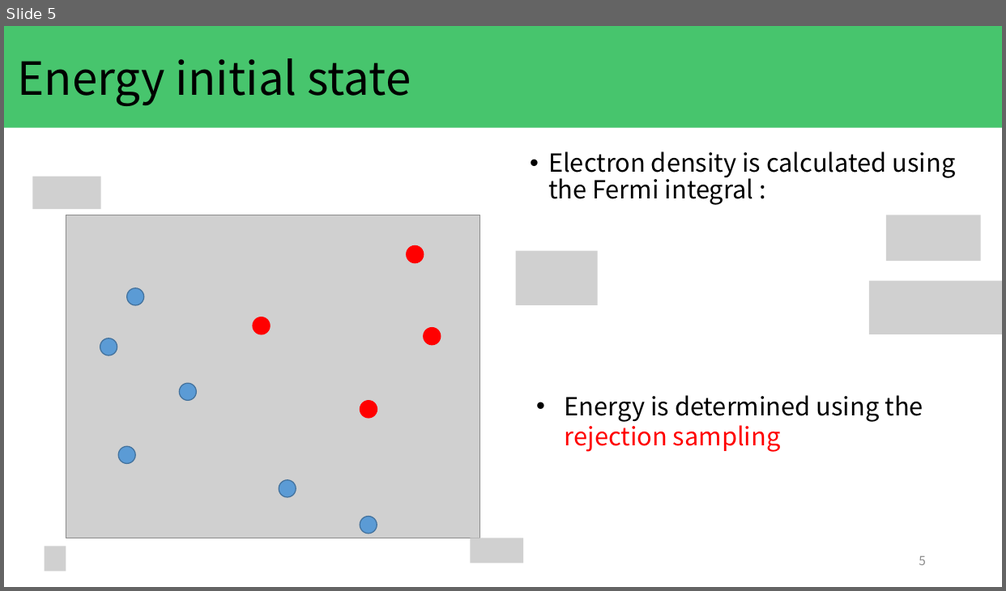
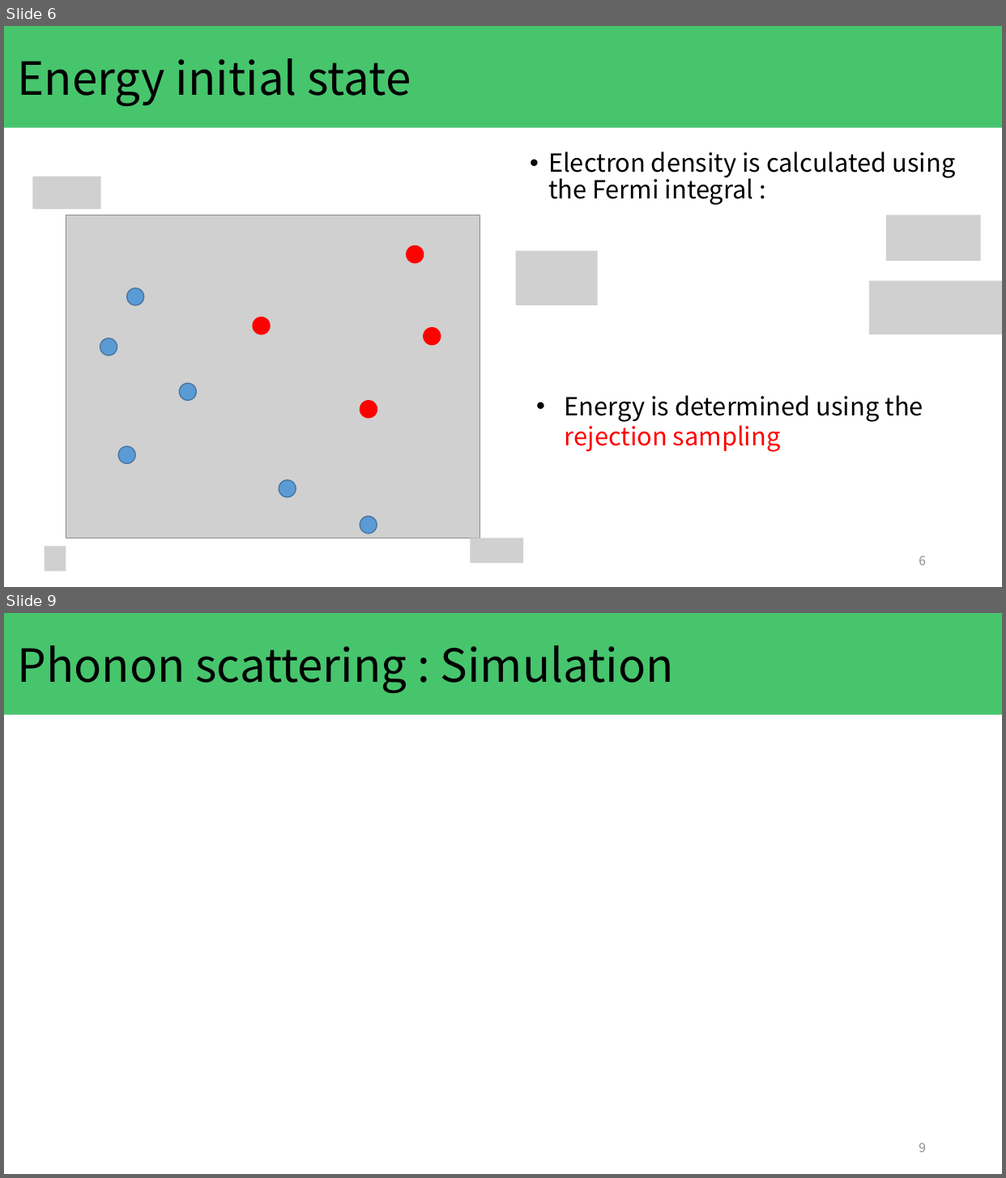
Before and after one commit to KeitoKubo/MonteCarlo-simulation-with-Fermi-degeneracy, a slide deck: presentation/kubo_20231129.pptx. Shown one above the other, each under a label of ours: slide 5 before the commit, slides 6 and 9 after it; the slides between them are not shown. The pictures are 1006x591 and 1006x1178 pixels, drawn with LibreOffice and Linux fonts; fonts in the diff are those of the drawing; grey boxes stand for pictures. Boxes give left, top, right and bottom in pixels: in the first picture for what was removed or moved away, otherwise in the second. Text is boxed around its words. In the diff, an @@ line names an element or a change of style, - is before the commit and + after.

```diff
--- a/presentation/kubo_20231129.pptx
+++ b/presentation/kubo_20231129.pptx
@@ slide 9 added at [4,613,1002,1174], background #FFFFFF @@
@@ rectangle added at [4,613,1002,715], fill #00B036 at 72% opacity @@
@@ title added at [18,645,674,693], 44 pt, text #000000 @@
+Phonon scattering : Simulation
@@ page number added at [918,1143,926,1152], 12 pt, text #8C8C8C @@
+9
@@ what was slide 5 is now slide 6 @@
@@ page number at [918,556,926,565]: text changed @@
-5
+6
```
Also in this commit, not shown: 4 slides changed, 2 other slides added, 1 slide removed.
